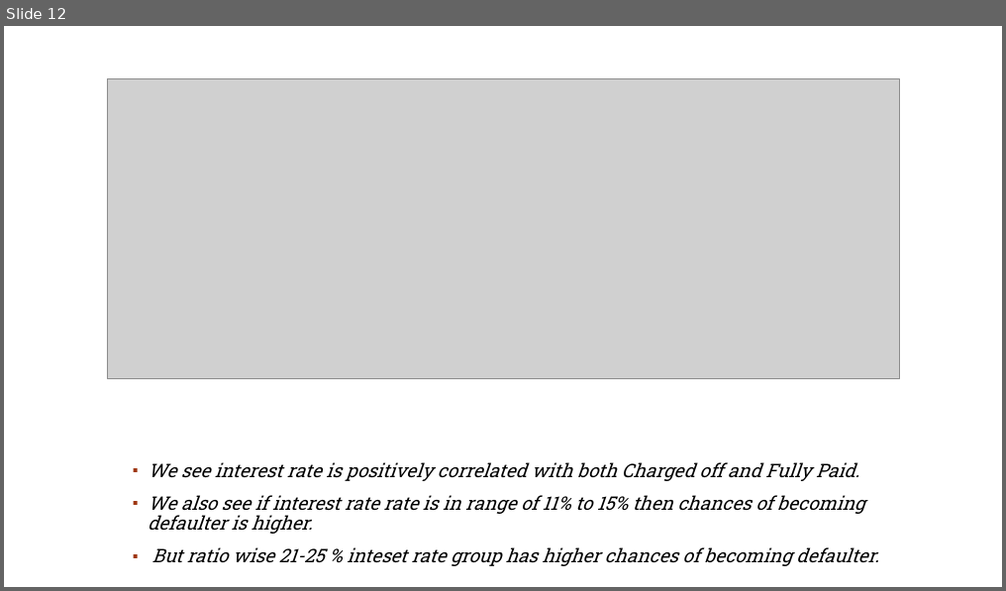
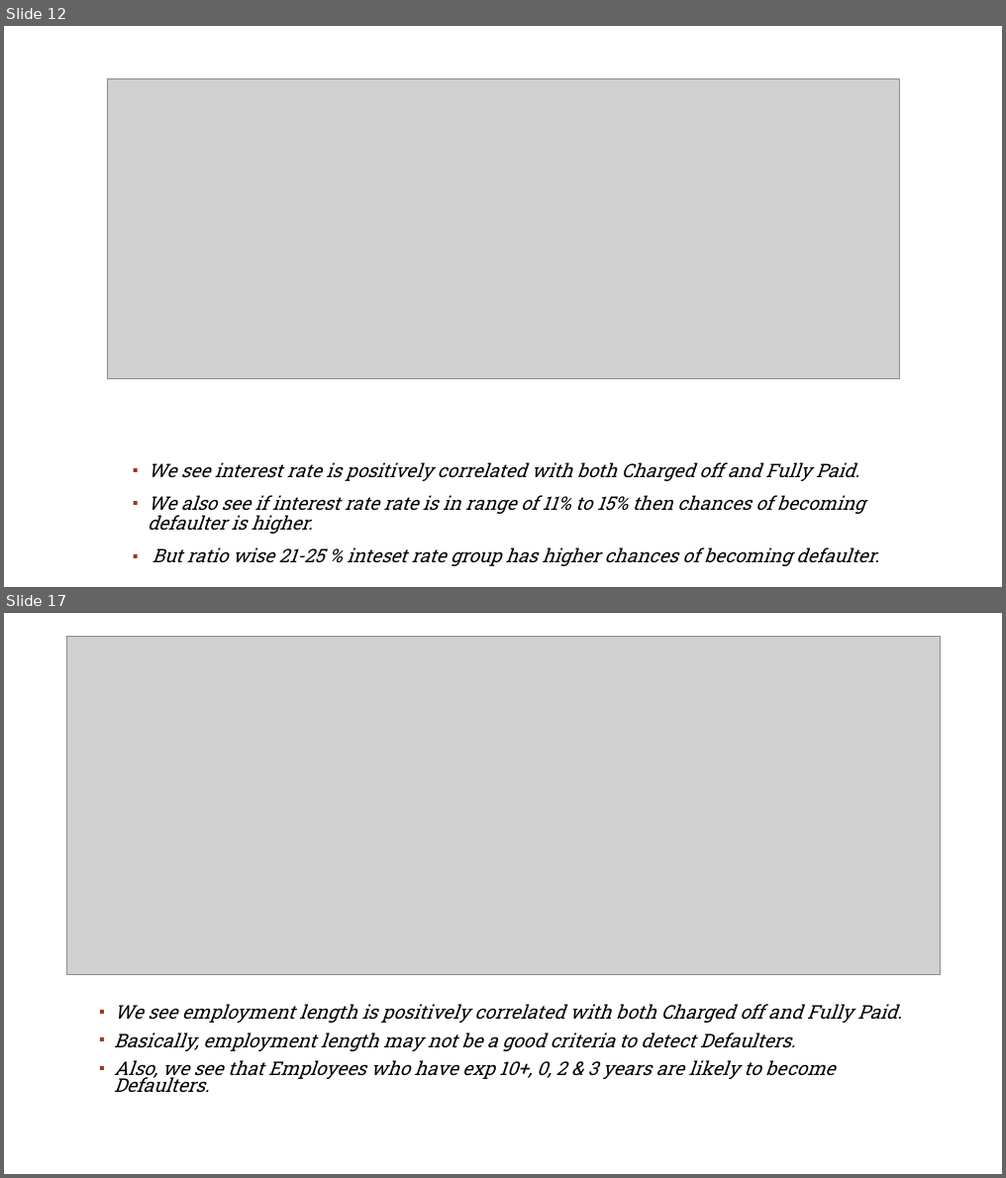
Before and after one commit to rahul2july/lendingclubcasestudy, a slide deck: lendingclubcasestudy.pptx. Shown one above the other, each under a label of ours: slide 12 before the commit, slides 12 and 17 after it; the slides between them are not shown. The pictures are 1006x591 and 1006x1178 pixels, drawn with LibreOffice and Linux fonts; fonts in the diff are those of the drawing; grey boxes stand for pictures; background and template pictures are left out. Boxes give left, top, right and bottom in pixels: in the first picture for what was removed or moved away, otherwise in the second. Text is boxed around its words. In the diff, an @@ line names an element or a change of style, - is before the commit and + after.

```diff
--- a/lendingclubcasestudy.pptx
+++ b/lendingclubcasestudy.pptx
@@ slide 17 added at bbox=[4, 613, 1002, 1174], background #FFFFFF; not listed: 1 template element that a slide beside it also shows @@
@@ picture added at bbox=[66, 636, 940, 975] @@
@@ text added at bbox=[114, 1004, 902, 1092], 18.2 pt, text #000000, italic @@
+▪ We see employment length is positively correlated with both Charged off and Fully Paid.
+▪ Basically, employment length may not be a good criteria to detect Defaulters.
+▪ Also, we see that Employees who have exp 10+, 0, 2 & 3 years are likely to become Defaulters.
```
Also in this commit, not shown: 2 slides changed, 11 other slides added, 2 other files.
